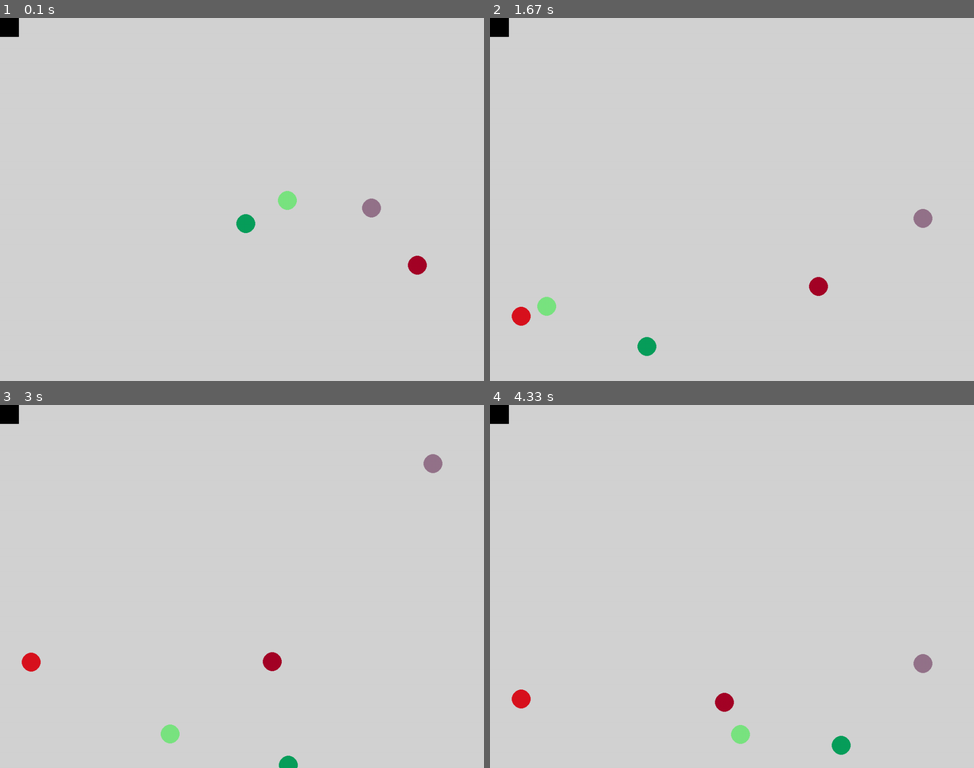
Above: before the commit, frames 1-4 (two rows, left to right).
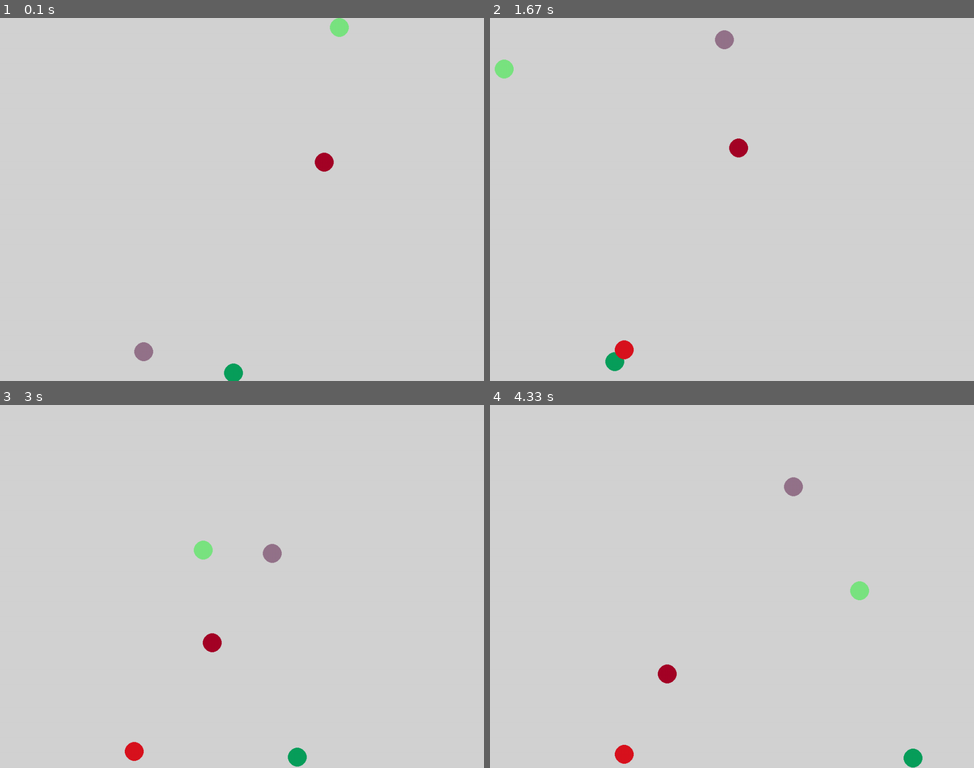
Above: after the commit, the same moments.

Repository: sydneyweidman/pygametest
Game: pygame game, started from sprtest.py
Same seed, same stepped clock (60 frames per second), same inputs: the game is played once before the commit and once after it. The source is Python 2; it was converted automatically to run under Python 3.
Inputs (mouse positions are in pixels of both pictures, inside the frame that each line leads up to):
- Up to frame 1 (0.1 s): no input
- Up to frame 2 (1.67 s): press the mouse at (640, 359) at 0.37 s; move the mouse to (673, 228) at 0.47 s; release the mouse at (712, 101) at 0.6 s; tap A at 0.67 s; press the mouse at (761, 90) at 1.03 s; move the mouse to (785, 119) at 1.13 s; release the mouse at (809, 148) at 1.27 s; click (625, 359) at 1.38 s
- Up to frame 3 (3 s): press the mouse at (130, 746) at 1.7 s; move the mouse to (96, 662) at 1.8 s; release the mouse at (62, 575) at 1.93 s; press the mouse at (130, 746) at 2.03 s; move the mouse to (164, 735) at 2.13 s; release the mouse at (203, 720) at 2.27 s; press the mouse at (212, 640) at 2.87 s; move the mouse to (251, 590) at 2.97 s
- Up to frame 4 (4.33 s): release the mouse at (780, 532) at 3.1 s; press the mouse at (765, 510) at 3.2 s; move the mouse to (678, 550) at 3.3 s; release the mouse at (586, 590) at 3.43 s; press the mouse at (906, 760) at 4.03 s; move the mouse to (794, 728) at 4.13 s; release the mouse at (678, 695) at 4.27 s

The runs differ from the first frame. In frame 1, 1.5% of the frame differs, in the area x 0-89%, y 0-100%; in frame 2, 1.8%; in frame 3, 1.7%; in frame 4, 1.8%, in the area x 0-92%, y 0-100%.

Commit message:
Added the ability to select particles with the mouse

Diff:
--- a/sprtest.py
+++ b/sprtest.py
@@ -10,8 +10,9 @@
 FPS = 60
 STEP = 1
 drag = 0.999
-elasticity = 0.70
+elasticity = 0.80
 gravity = (-math.pi/2, 0.2)
+bgcolor = pygame.Color('light grey')
 
 def addVectors((angle1, length1), (angle2, length2)):
     x  = math.sin(angle1) * length1 + math.sin(angle2) * length2
@@ -41,7 +42,22 @@
         else:
             self.x, self.y = [random.randint(0,i) for i in screen.get_size()]
 
+    def _get_x(self):
+        return self.rect.centerx
+
+    def _set_x(self, x):
+        self.rect.centerx = x
+    x = property(_get_x, _set_x)
+
+    def _get_y(self):
+        return self.rect.centery
+
+    def _set_y(self, y):
+        self.rect.centery = y
+    y = property(_get_y, _set_y)
+
     def display(self):
+        self.image.fill(bgcolor)
         pygame.draw.circle(self.screen, self.color, (self.x, self.y), self.radius, 0)
 
     def _randcolor(self):
@@ -95,11 +111,12 @@
     def on_execute(self):
         self.opts, self.args = self.parser.parse_args()
         self.FPS = self.opts.framerate
+        selected_particle = None
         pygame.init()
         clock = pygame.time.Clock()
         screen = pygame.display.set_mode((self.WIDTH,self.HEIGHT))
         background = pygame.Surface(screen.get_size())
-        background.fill(pygame.Color('light grey'))
+        background.fill(bgcolor)
         font = pygame.font.Font(None,36)
         text = font.render('Bubbles', 1, (10,10,10))
         textpos = text.get_rect()
@@ -127,16 +144,19 @@
                 if event.type == pygame.locals.KEYDOWN and event.key == pygame.locals.K_a:
                     array.add(Particle(screen))
                 if event.type == pygame.locals.MOUSEBUTTONDOWN:
-                    if lastpos:
-                        screen.blit(background,(0,0))
                     lastpos = pygame.mouse.get_pos()
-                    pygame.draw.circle(screen,(255,0,255), lastpos, 30, 0)
-            background.fill(pygame.Color('light grey'))
+                    for sp in array:
+                        if sp.rect.collidepoint(lastpos):
+                            selected_particle = sp
+                elif event.type == pygame.MOUSEBUTTONUP:
+                    selected_particle = None
+            background.fill(bgcolor)
             screen.blit(background, (0,0))
             array.clear(screen,background)
             for sp in array:
-                sp.move()
-                sp.bounce()
+                if not sp is selected_particle:
+                    sp.move()
+                    sp.bounce()
                 if self.opts.random and loopcount % 500:
                     sp.change_speed(random.randint(-self.STEP,self.STEP))
                     sp.change_direction(random.randint(-self.STEP,self.STEP))
@@ -146,8 +166,8 @@
             array.update()
             pygame.display.flip()
             clock.tick(self.FPS)
+        pygame.quit()
 
 if __name__ == '__main__':
     theApp = App()
     theApp.on_execute()
-    pygame.quit()
